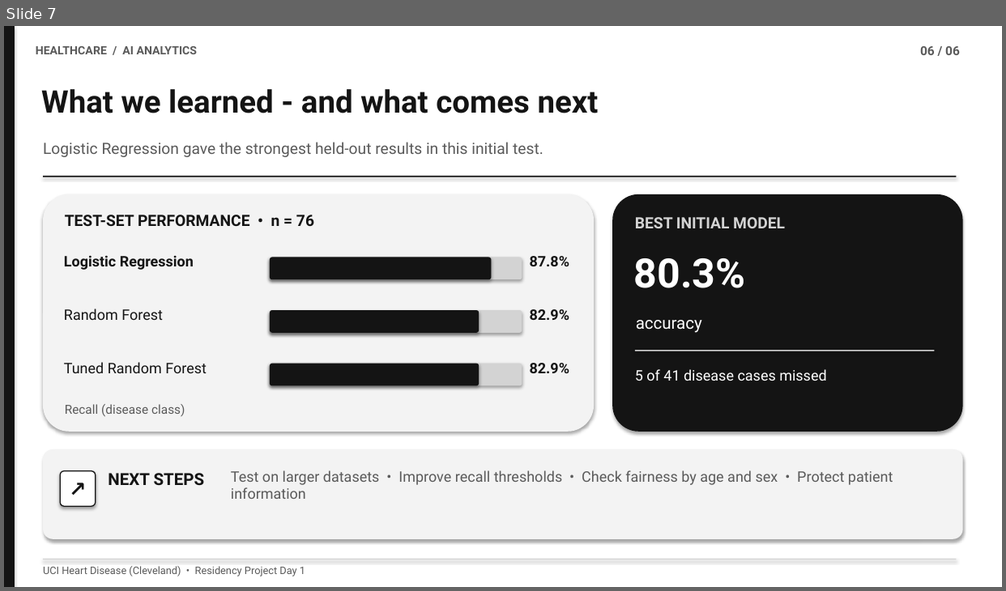
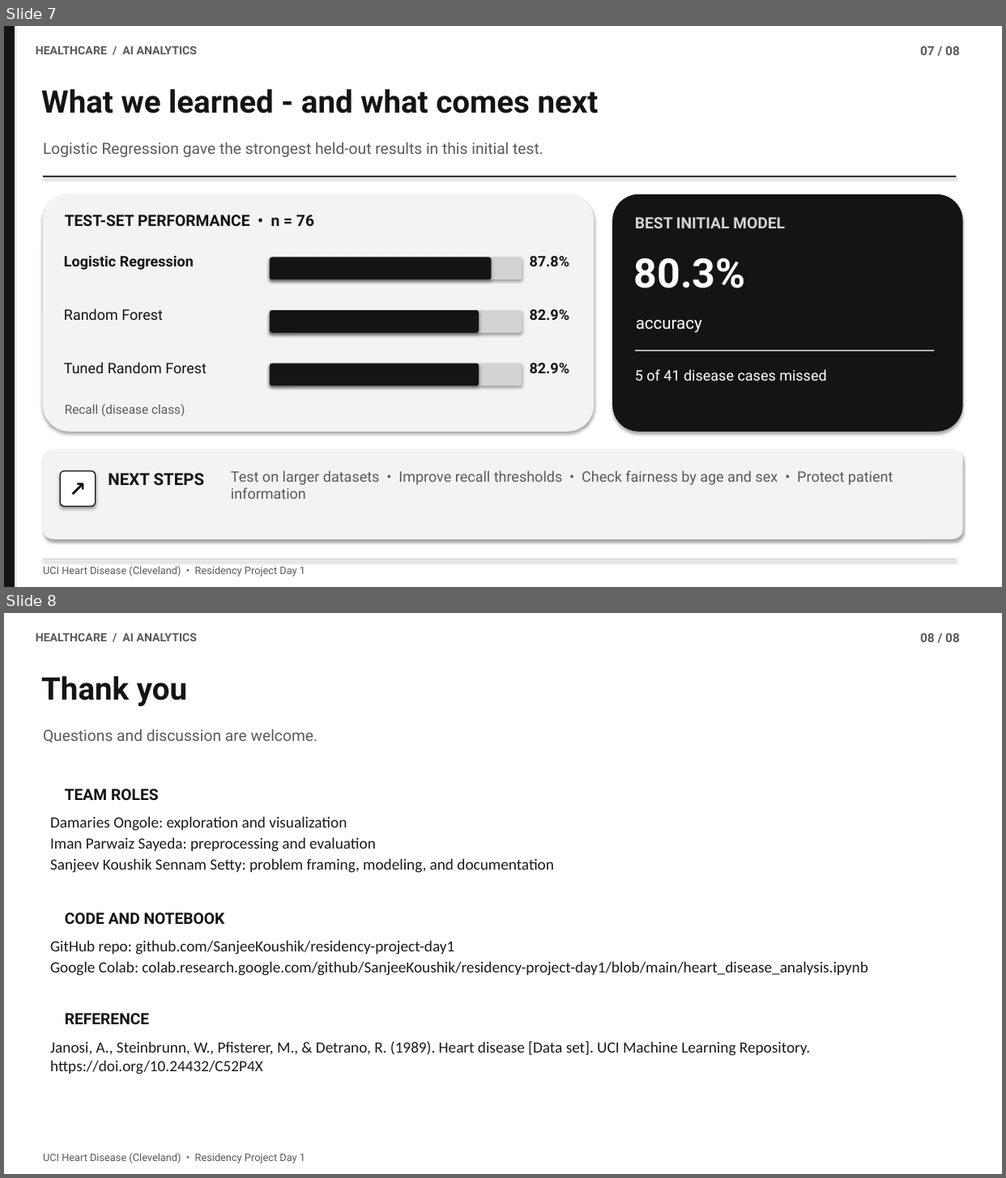
Before and after one commit to SanjeeKoushik/2026-Fall-Python-Application-for-Data-Analytics-in-AI-PhDAI-733-M21, a slide deck: Heart_Disease_ppt.pptx. Shown one above the other, each under a label of ours: slide 7 before the commit, slides 7 and 8 after it. The pictures are 1006x591 and 1006x1178 pixels, drawn with LibreOffice and Linux fonts; fonts in the diff are those of the drawing. Boxes give left, top, right and bottom in pixels: in the first picture for what was removed or moved away, otherwise in the second. Text is boxed around its words. In the diff, an @@ line names an element or a change of style, - is before the commit and + after.

```diff
--- a/Heart_Disease_ppt.pptx
+++ b/Heart_Disease_ppt.pptx
@@ slide 8 added at box(4, 613, 1002, 1174), background #FFFFFF @@
@@ text added at box(36, 633, 198, 641), 11 pt, text #5A5A5A, bold @@
+HEALTHCARE / AI ANALYTICS
@@ text added at box(920, 633, 960, 642), 12 pt, text #5A5A5A, bold @@
+08 / 08
@@ text added at box(41, 676, 187, 707), 30 pt, text #141414, bold @@
+Thank you
@@ text added at box(43, 729, 317, 743), 15 pt, text #5A5A5A @@
+Questions and discussion are welcome.
@@ text added at box(65, 789, 159, 800), 15 pt, text #141414, bold @@
+TEAM ROLES
@@ text added at box(50, 816, 554, 873), 15 pt, text #1A1A1A @@
+Damaries Ongole: exploration and visualization
+Iman Parwaiz Sayeda: preprocessing and evaluation
+Sanjeev Koushik Sennam Setty: problem framing, modeling, and documentation
@@ text added at box(65, 913, 225, 924), 15 pt, text #141414, bold @@
+CODE AND NOTEBOOK
@@ text added at box(50, 940, 867, 976), 15 pt, text #1A1A1A @@
+GitHub repo: github.com/SanjeeKoushik/residency-project-day1
+Google Colab: colab.research.google.com/github/SanjeeKoushik/residency-project-day1/blob/main/heart_disease_analysis.ipynb
@@ text added at box(65, 1013, 149, 1024), 15 pt, text #141414, bold @@
+REFERENCE
@@ text added at box(50, 1041, 810, 1075), 15 pt, text #1A1A1A @@
+Janosi, A., Steinbrunn, W., Pfisterer, M., & Detrano, R. (1989). Heart disease [Data set]. UCI Machine Learning Repository. https://doi.org/10.24432/C52P4X
@@ text added at box(43, 1153, 305, 1164), 10 pt, text #5A5A5A @@
+UCI Heart Disease (Cleveland) • Residency Project Day 1
@@ slide 7 changed as well @@
@@ text at box(920, 46, 960, 55): text changed @@
-06 / 06
+07 / 08
```
Also in this commit, not shown: 6 other slides changed, 1 other file.
